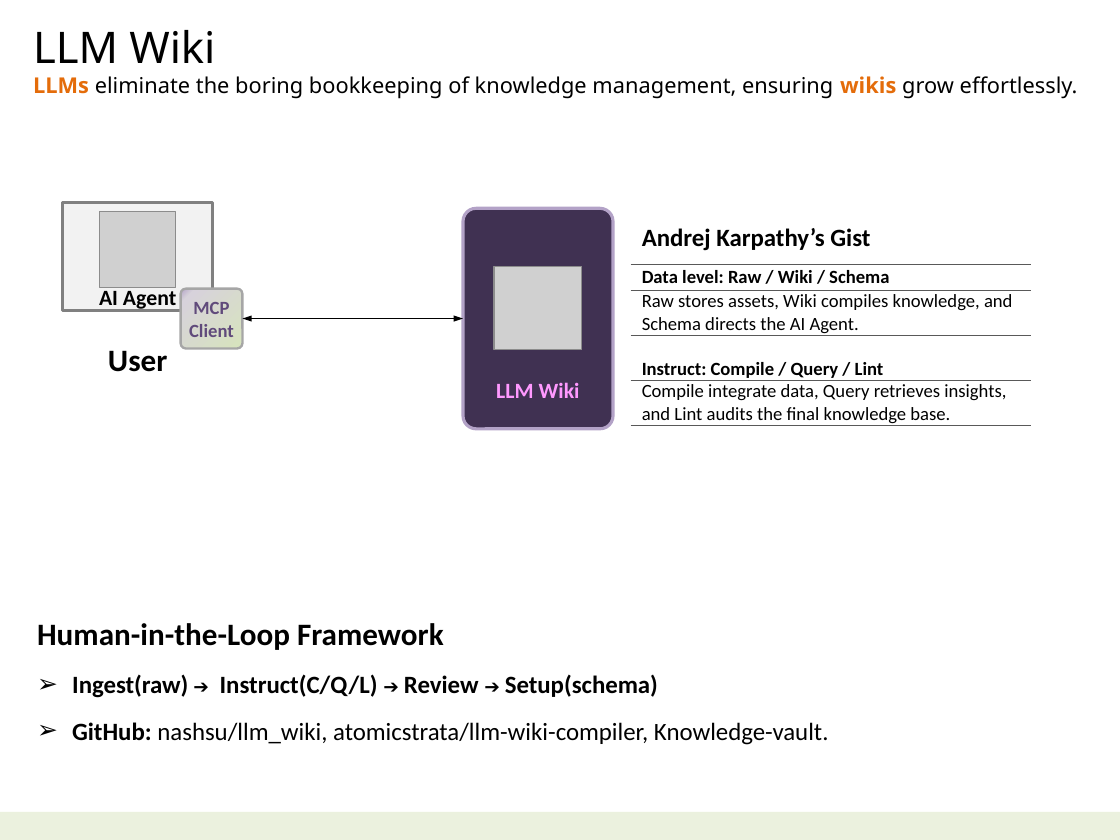
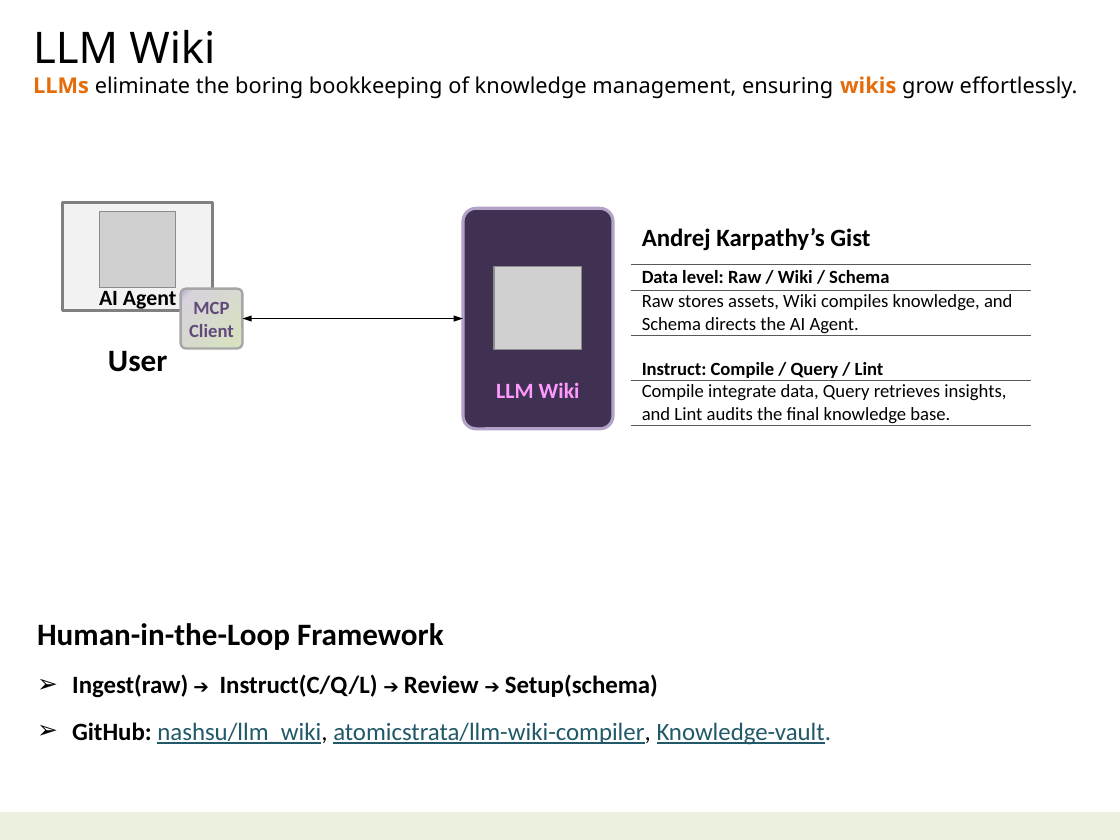
Before and after one commit to navibator/crazy-ai, a slide deck: slide 6 of ai-gemma.pptx. Drawn at 1120x840 pixels with LibreOffice and Linux fonts; fonts in the diff are those of the drawing; grey boxes stand for pictures. Boxes give left, top, right and bottom in pixels: in the first picture for what was removed or moved away, otherwise in the second. Text is boxed around its words. In the diff, an @@ line names an element or a change of style, - is before the commit and + after.

```diff
--- a/ai-gemma.pptx
+++ b/ai-gemma.pptx
@@ text at (72, 722, 832, 745): text colour #000000 to #215968, underline on in "nashsu/llm_wiki, atomicstrata/llm-wiki-compiler, Knowledge-v ..." @@
```
Also in this commit, not shown: 3 other slides changed, 2 slides added, 1 slide removed.
